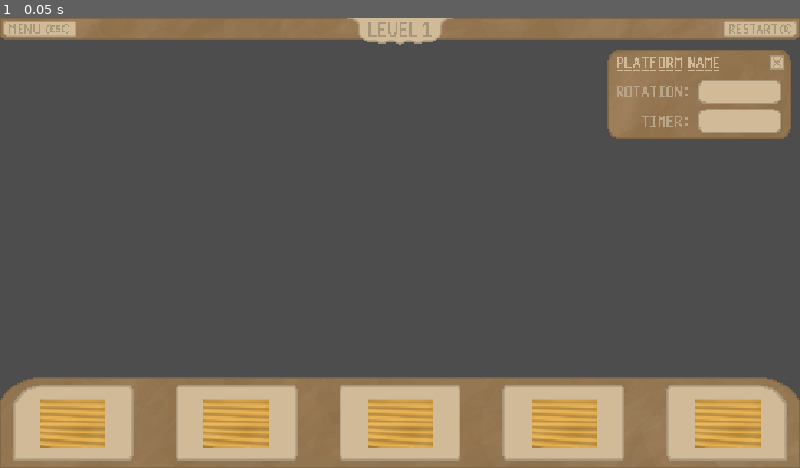
Above: before the commit, frame 1.
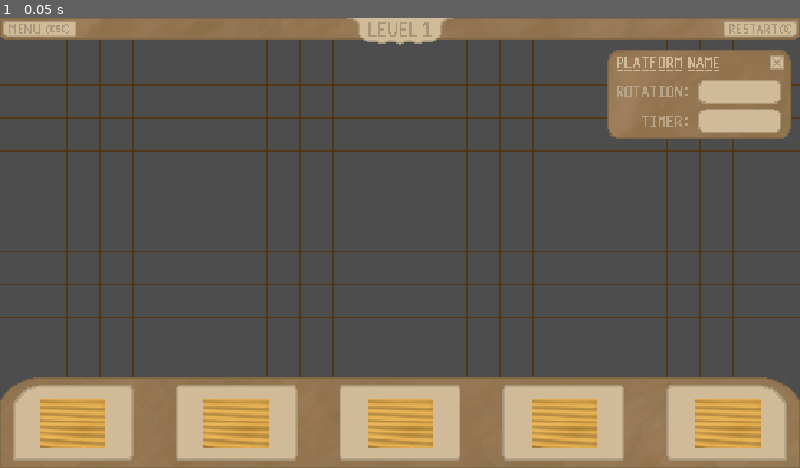
Above: after the commit, the same moment.

Repository: GoogleyEyes13/COS30031-GamesProgramming
Game: Godot game, scene res://Scenes/Level1.tscn
Two runs of this game, one before a commit and one after it. Both use one fixed random seed, a clock stepped at 60 frames per second and the inputs below.
Inputs:
- Up to frame 1 (0.05 s): no input

The runs differ from the first frame. In frame 1, 3.8% of the frame differs, in the area x 0-100%, y 4-80%.

Commit message:
Background grid

Diff:
--- a/marble-game/Assets/Scripts/LevelManager.gd
+++ b/marble-game/Assets/Scripts/LevelManager.gd
@@ -2,8 +2,37 @@
 
 @onready var PlatformEditor = $PlatformEditor
 
+# Setting grid size
+var GridColumns: int = 24
+var GridSize: float
+
+
 func _ready() -> void:
 	PlatformEditor.visible = true
+
+	var ScreenSize = get_viewport_rect().size
+	GridSize = ScreenSize.x / GridColumns
+
+	queue_redraw()
+
+
+func _draw() -> void:
+	var ScreenSize = get_viewport_rect().size
+
+	# Vertical lines
+	for x in range(GridColumns + 1):
+		var x_position = x * GridSize
+
+		draw_line(Vector2(x_position, 0), Vector2(x_position, ScreenSize.y), Color(0.337, 0.173, 0.0, 0.667), 1.0)
+
+	# Horizontal lines
+	var rows = int(ceil(ScreenSize.y / GridSize))
+
+	for y in range(rows + 1):
+		var y_position = y * GridSize
+
+		draw_line(Vector2(0, y_position), Vector2(ScreenSize.x, y_position), Color(0.337, 0.173, 0.0, 0.667), 1.0)
+
 
 func _on_menu_button_pressed() -> void:
 	# This is where the options menu / pause menu will go
